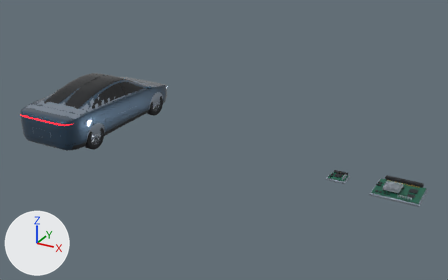
What one commit did to the glTF model 软件定义汽车/blender/out/sdv.glb.
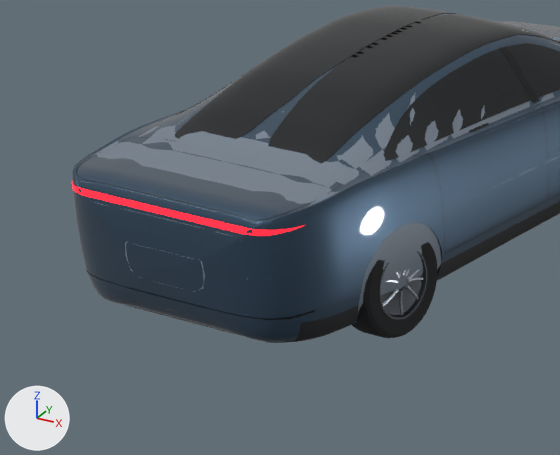
There are two pictures of each version: one whole from a camera (50 mm lens) standing at (11.12, -12.97, 6.85) and looking at (4.07, -0.16, 0.44), one close up on the part from 1% to 30% of the width and 26% to 63% of the height. Lighting does not change. The marker at lower left points along +X, +Y and +Z. The older version's two pictures come first. Vertices at exactly the same position are counted once.

The first close-up shows 'Body', 'FleetCar', 'Glass', 'Seams', 'TailLamps', 'Wheel_RR'.
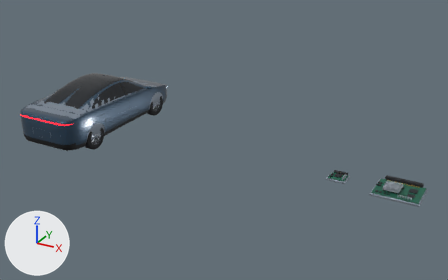
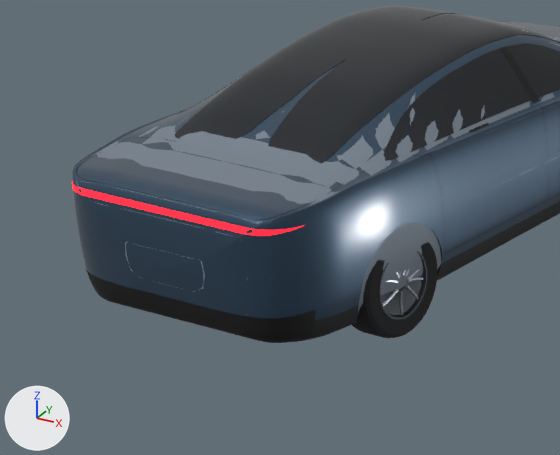
Location of each change, (x1, y1, x2, y2) in pixels of the close-ups (560 x 455 px):
```json
{"object": "Body", "change": "surface changed", "before": [73, 19, 512, 342], "after": [73, 19, 512, 342]}
{"part": 1, "of": "me_seams", "change": "built on", "before": [90, 274, 261, 335], "after": [86, 270, 315, 343]}
```

The change, as JSON lines over the scene's bpy script:
```json
{"op": "add", "block": "mat_paint", "code": "mat_paint.coat_roughness = 0.16"}
{"block": "me_seams", "where": "# used by ob_seams; location = (0.0, 0.0, 0.0)"}
{"op": "remove", "block": "me_seams", "code": "me_seams.from_pydata(...)  # 2028 vertices, 1988 faces; spans x -0.93..0.93, y -2.41..2.34, z 0.25..1.37"}
{"op": "add", "block": "me_seams", "code": "me_seams.from_pydata(...)  # 4206 vertices, 6308 faces; spans x -0.93..0.93, y -2.41..2.34, z 0.25..1.37"}
{"block": "me_seams", "change": "me_seams part 1: 83 vertices removed from x -0.6..0.6, y -2.3, z 0.25; 1414 vertices added at x -0.86..0.86, y -2.4..-2.12, z 0.25..0.42"}
{"block": "me_seams", "change": "other edits to the shape of me_seams do not show in these pictures"}
```
